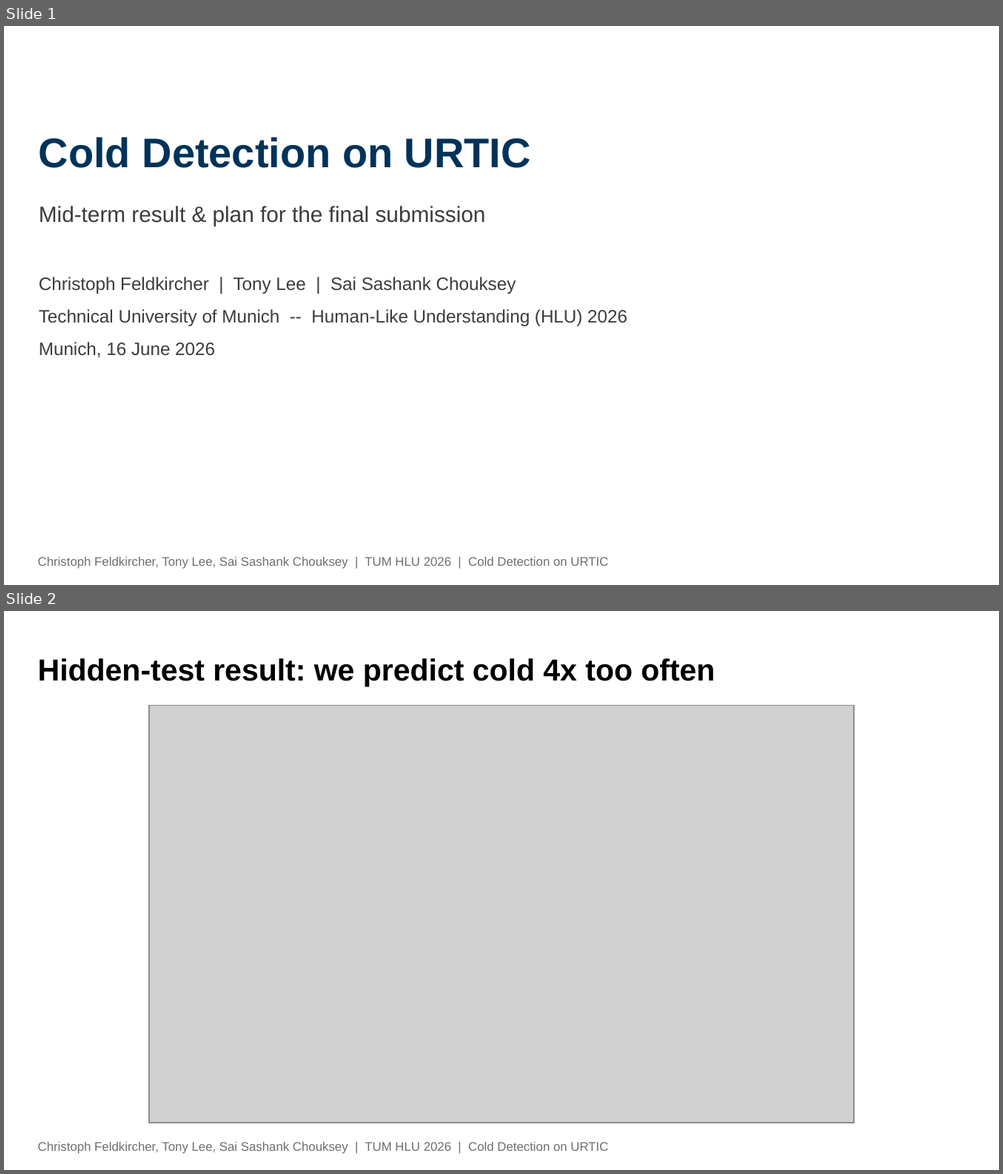
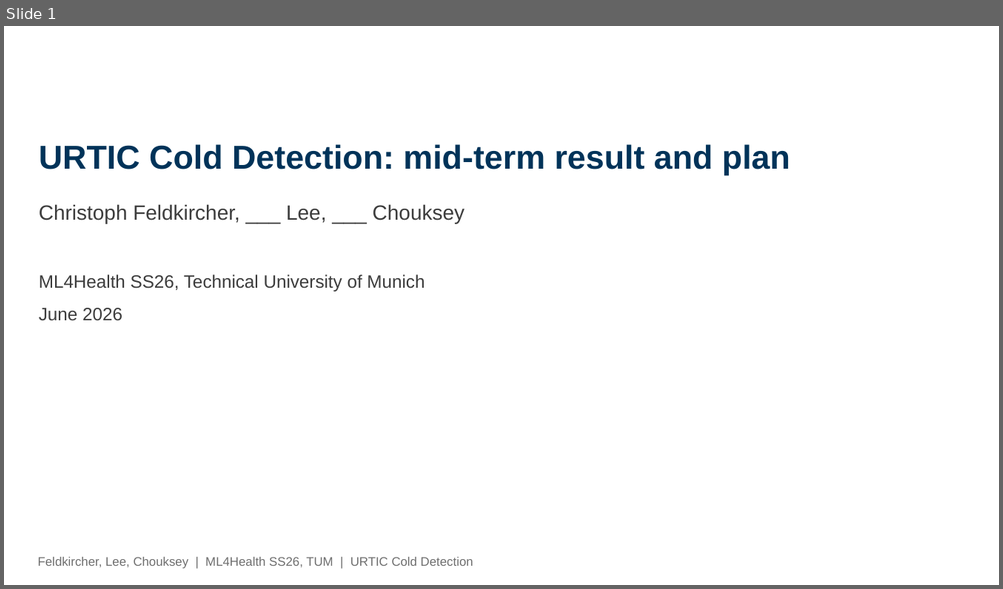
Before and after one commit to chrisfeldkircher/AI-For-Health, a slide deck: presentation/MidTerm_Postmortem_FINAL_PLAN.pptx. Shown one above the other, each under a label of ours: slides 1 and 2 before the commit, slide 1 after it. The pictures are 1003x1174 and 1003x589 pixels, drawn with LibreOffice and Linux fonts; fonts in the diff are those of the drawing; grey boxes stand for pictures; background and template pictures are left out. Boxes give left, top, right and bottom in pixels: in the first picture for what was removed or moved away, otherwise in the second. Text is boxed around its words. In the diff, an @@ line names an element or a change of style, - is before the commit and + after.

```diff
--- a/presentation/MidTerm_Postmortem_FINAL_PLAN.pptx
+++ b/presentation/MidTerm_Postmortem_FINAL_PLAN.pptx
@@ slide 2 removed at [4,611,999,1170], background #FFFFFF @@
@@ title removed at [38,658,714,687] @@
-Hidden-test result: we predict cold 4x too often
@@ picture removed at [149,706,854,1123] @@
@@ text removed at [38,1142,608,1154] @@
-Christoph Feldkircher, Tony Lee, Sai Sashank Chouksey | TUM HLU 2026 | Cold Detection on URTIC
@@ slide 1 changed as well @@
@@ title at [39,144,790,175]: text changed; size 30 to 24 pt @@
-Cold Detection on URTIC
+URTIC Cold Detection: mid-term result and plan
@@ text at [39,204,464,321]: text changed @@
-Mid-term result & plan for the final submission
-Christoph Feldkircher | Tony Lee | Sai Sashank Chouksey
-Technical University of Munich -- Human-Like Understanding (HLU) 2026
-Munich, 16 June 2026
+Christoph Feldkircher, ___ Lee, ___ Chouksey
+ML4Health SS26, Technical University of Munich
+June 2026
@@ text at [38,557,473,569]: text changed @@
-Christoph Feldkircher, Tony Lee, Sai Sashank Chouksey | TUM HLU 2026 | Cold Detection on URTIC
+Feldkircher, Lee, Chouksey | ML4Health SS26, TUM | URTIC Cold Detection
```
Also in this commit, not shown: 2 other slides changed, 4 slides added, 3 other slides removed, 21 other files.
